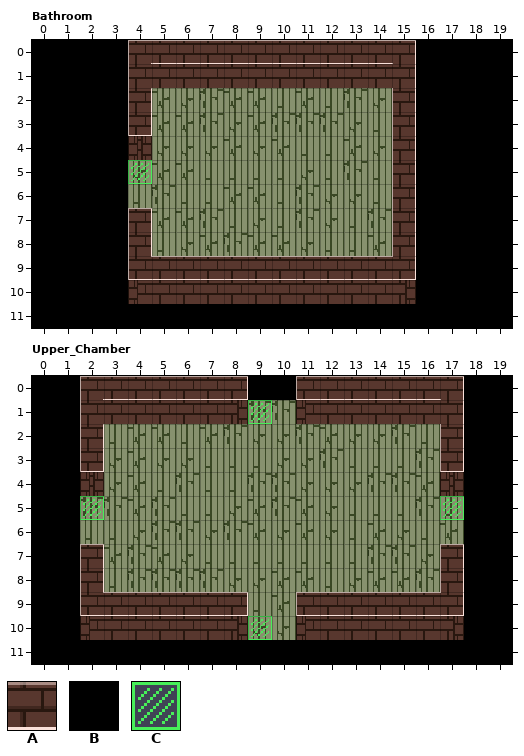
LDtk project: world.ldtk. The first picture shows the starting point.
Cells are 16x16 px. Shown: Bathroom x 0..19, y 0..11; Upper_Chamber x 0..19, y 0..11. The commit also changed other parts of the map, which this record leaves out.
Key: from "Collisions": A 1 "walls"; from "TopDown_by_deepnight2": B 19, C 120.
_ is an empty cell.
Objects are placed by their top-left corner, in cells (3,4 is the top-left corner of cell 3,4); size is 1x1 cell unless given.
Layers that did not change in this view are not listed.
Layer "Custom_floor" before, Bathroom, first column x 0:
 0 BBBB____________BBBB
 1 BBBB____________BBBB
 2 BBBB____________BBBB
 3 BBBB____________BBBB
 4 BBBB____________BBBB
 5 BBBB____________BBBB
 6 BBBB____________BBBB
 7 BBBB____________BBBB
 8 BBBB____________BBBB
 9 BBBB____________BBBB
10 BBBB____________BBBB
11 BBBBBBBBBBBBBBBBBBBB
Layer "Collisions" before, Bathroom, first column x 0:
 0 ____AAAAAAAAAAAA____
 1 ____AAAAAAAAAAAA____
 2 ____A__________A____
 3 ____A__________A____
 4 ____A__________A____
 5 _______________A____
 6 _______________A____
 7 ____A__________A____
 8 ____A__________A____
 9 ____AAAAAAAAAAAA____
10 ____AAAAAAAAAAAA____
11 ____________________
Objects on layer "Entities" before, Bathroom:
C "Door" at 4,5
Layer "Custom_floor" before, Upper_Chamber, first column x 0:
 0 BB_______BB_______BB
 1 BB________________BB
 2 BB________________BB
 3 BB________________BB
 4 BB________________BB
 5 BB________________BB
 6 BB________________BB
 7 BB________________BB
 8 BB________________BB
 9 BB________________BB
10 BB________________BB
11 BBBBBBBBBBBBBBBBBBBB
Layer "Collisions" before, Upper_Chamber, first column x 0:
 0 __AAAAAAA__AAAAAAA__
 1 __AAAAAAA__AAAAAAA__
 2 __A______________A__
 3 __A______________A__
 4 __A______________A__
 5 ____________________
 6 ____________________
 7 __A______________A__
 8 __A______________A__
 9 __AAAAAAA__AAAAAAA__
10 __AAAAAAA__AAAAAAA__
11 ____________________
Objects on layer "Entities" before, Upper_Chamber:
C "Door" at 9,1
C "Door" at 2,5
C "Door" at 9,10
C "Door" at 17,5
After the commit:
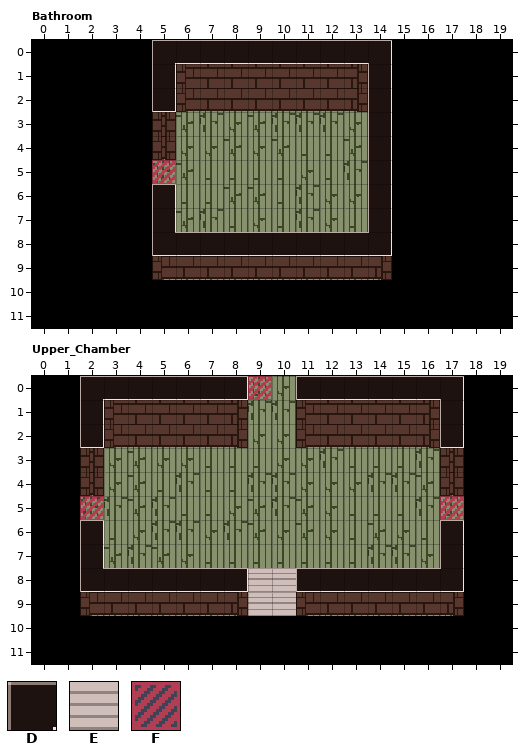
Further tiles: from "Collisions": D 2 "wall_tops"; from "TopDown_by_deepnight2": E 79, F 119.
The exact change:
Layer "Custom_floor", Bathroom:
y 0..9: x 4 _ -> B; x 15 _ -> B
y 10: x 4..15 ____________ -> BBBBBBBBBBBB
Layer "Collisions", Bathroom:
y 0: x 4..15 AAAAAAAAAAAA -> _DDDDDDDDDD_
y 1: x 4..5 AA -> _D; x 14..15 AA -> D_
y 2: x 4..15 A__________A -> _DAAAAAAAAD_
y 3..4: x 4..5 A_ -> _A; x 14..15 _A -> D_
y 5: x 14..15 _A -> D_
y 6: x 5 _ -> D; x 14..15 _A -> D_
y 7: x 4..5 A_ -> _D; x 14..15 _A -> D_
y 8: x 4..15 A__________A -> _DDDDDDDDDD_
y 9: x 4 A -> _; x 15 A -> _
y 10: x 4..15 AAAAAAAAAAAA -> ____________
Layer "Entities", Bathroom:
changed: C "Door" at 4,5 -> F "Door" at 5,5
Layer "Custom_floor", Upper_Chamber:
y 0: x 9..10 BB -> __
y 8..9: x 9..10 __ -> EE
y 10: x 2..17 ________________ -> BBBBBBBBBBBBBBBB
Layer "Collisions", Upper_Chamber:
y 0: x 2..8 AAAAAAA -> DDDDDDD; x 11..17 AAAAAAA -> DDDDDDD
y 1: x 2 A -> D; x 17 A -> D
y 2: x 2..8 A______ -> DAAAAAA; x 11..17 ______A -> AAAAAAD
y 6: x 2 _ -> D; x 17 _ -> D
y 7: x 2 A -> D; x 17 A -> D
y 8: x 2..8 A______ -> DDDDDDD; x 11..17 ______A -> DDDDDDD
y 10: x 2..8 AAAAAAA -> _______; x 11..17 AAAAAAA -> _______
Layer "Entities", Upper_Chamber:
changed: C "Door" at 9,1 -> F "Door" at 9,0
changed: C "Door" at 2,5 -> F "Door" at 2,5
changed: C "Door" at 17,5 -> F "Door" at 17,5
removed: C "Door" at 9,10
